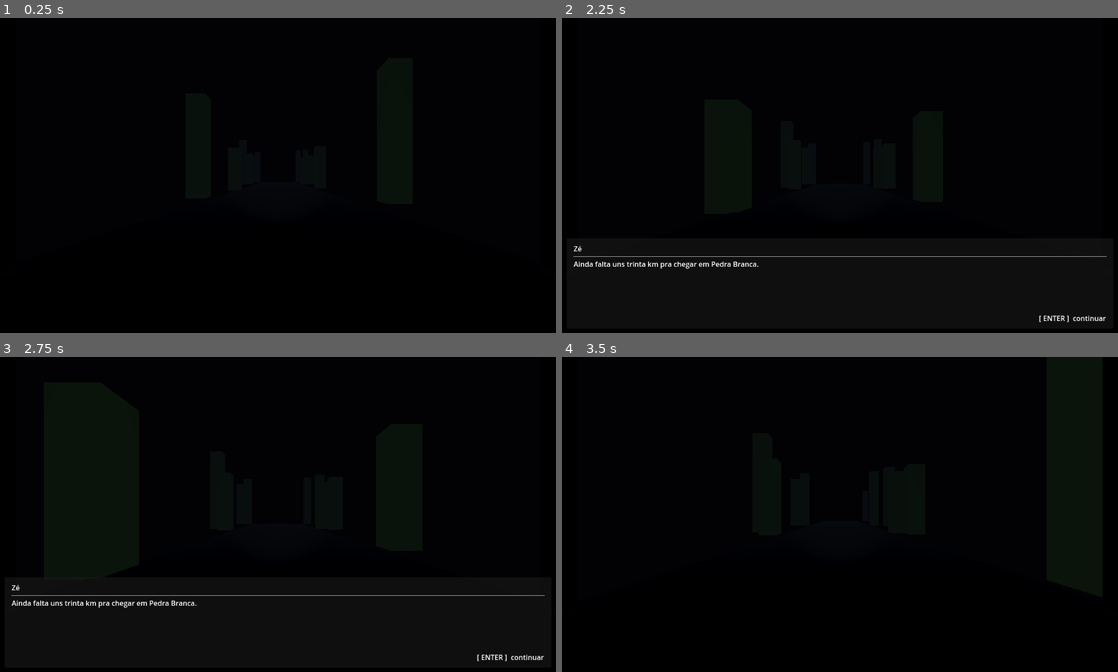
Above: before the commit, frames 1-4 (two rows, left to right).
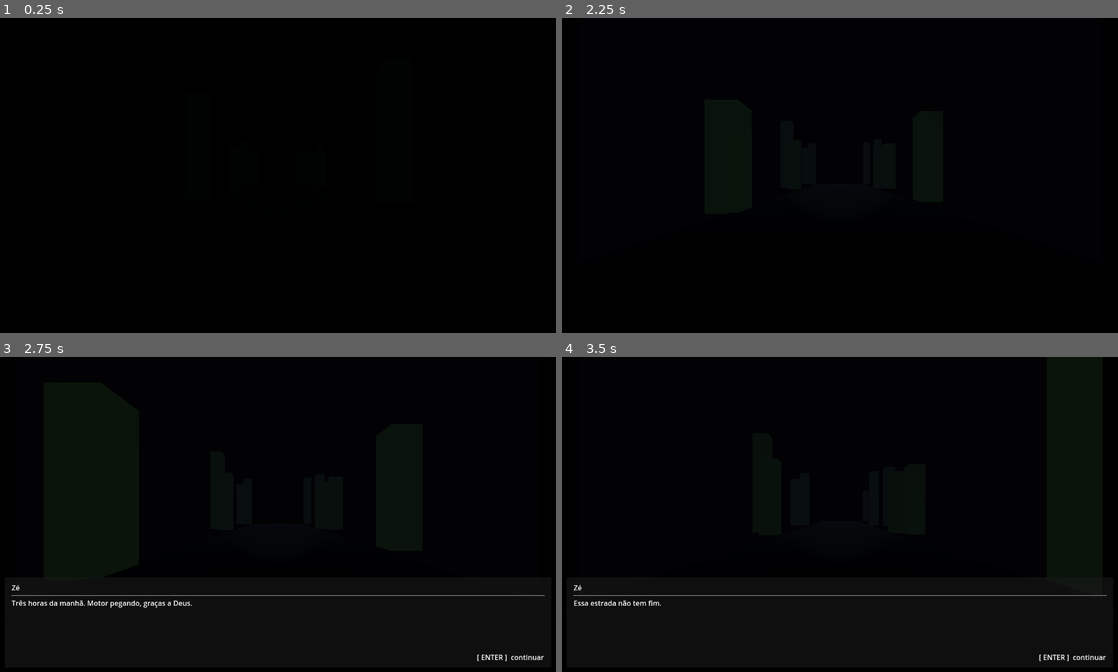
Above: after the commit, the same moments.

Repository: r4ndom13/MEV-UniswapBot
Game: Godot game, scene res://scenes/levels/CabineCaminhao.tscn
Two runs of this game, one before a commit and one after it. Both use one fixed random seed, a clock stepped at 60 frames per second and the inputs below.
Inputs (mouse positions are in pixels of both pictures, inside the frame that each line leads up to):
- Up to frame 1 (0.25 s): no input
- Up to frame 2 (2.25 s): tap Enter (ui_accept) at 0.5, 0.77, 1.52 s; move the mouse to (962, 159) at 0.52 s; hold D (move_right) 0.53-1.28 s; hold E (interact) 0.53-1.28 s; move the mouse to (728, 191) at 1.27 s; hold S (move_back) 1.28-2.03 s; tap E (interact) at 1.35 s; move the mouse to (895, 106) at 2.02 s; hold D (move_right) from 2.03 s (still down); hold E (interact) from 2.03 s (still down)
- Up to frame 3 (2.75 s): keep holding D (move_right); keep holding E (interact)
- Up to frame 4 (3.5 s): move the mouse to (812, 577) at 2.77 s; release D (move_right) at 2.78 s; release E (interact) at 2.78 s; hold W (move_forward) from 2.78 s (still down); tap E (interact) at 2.85 s; tap Enter (ui_accept) at 3.02 s

The runs differ from the first frame. In frame 2, 0.7% of the frame differs, in the area x 2-98%, y 72-97%; in frame 3, 0.4%; in frame 4, 0.5%.

Commit message:
Etapa 7: vertical slice completo — transições, timing, polimento
- TransicaoManager.gd (novo autoload layer 5): fade preto ↔ transparente entre cenas;
  aparecer() é fire-and-forget, sumir() é awaitable (tween.finished)
- CabineCaminhao.gd: corrige _physics_process → _process para scroll visual;
  DURACAO 90s → 60s; eventos redistribuídos (~8/18/30/42/52s); adiciona fade in/out
- Level01_Ponte.gd: fade in ao iniciar, fade out lento (1.8s) antes da transição
- GameManager._fim_mvp(): texto final aparece sobre tela preta (layer 10 > layer 5)
- project.godot: TransicaoManager registrado como primeiro autoload

https://claude.ai/code/session_01KKdYb9FWtBR4ZdrvRtYAuh

Diff:
--- a/game/project.godot
+++ b/game/project.godot
@@ -49,6 +49,7 @@
 
 [autoload]
 
+TransicaoManager="*res://scripts/systems/TransicaoManager.gd"
 DialogSystem="*res://scripts/systems/DialogSystem.gd"
 TensaoManager="*res://scripts/systems/TensaoManager.gd"
 AudioManager="*res://scripts/systems/AudioManager.gd"
--- a/game/scripts/levels/CabineCaminhao.gd
+++ b/game/scripts/levels/CabineCaminhao.gd
@@ -1,14 +1,14 @@
 extends Node3D
 
 const VELOCIDADE_ESTRADA := 8.0
-const DURACAO            := 90.0
+const DURACAO            := 60.0   # duração da viagem em segundos
 const COMPRIMENTO_BLOCO  := 25.0
 const N_BLOCOS           := 3
 const TOTAL_LOOP         := COMPRIMENTO_BLOCO * N_BLOCOS   # 75 m
 
-@onready var horror:    HorrorEventos     = $HorrorEventos
-@onready var farol:     SpotLight3D       = $Luzes/Farol
-@onready var audio_base: AudioStreamPlayer = $AudioBase
+@onready var horror:       HorrorEventos     = $HorrorEventos
+@onready var farol:        SpotLight3D       = $Luzes/Farol
+@onready var audio_base:   AudioStreamPlayer = $AudioBase
 @onready var audio_tensao: AudioStreamPlayer = $AudioTensao
 
 var _segmentos: Array[MeshInstance3D] = []
@@ -18,7 +18,6 @@
 var _progresso := 0.0
 var _rng       := RandomNumberGenerator.new()
 
-# Material reutilizável para asfalto e acostamento
 var _mat_asfalto: StandardMaterial3D
 var _mat_terra:   StandardMaterial3D
 var _mat_arvore:  StandardMaterial3D
@@ -35,7 +34,9 @@
 	_criar_estrada()
 	_criar_arvores()
 
-	await get_tree().create_timer(2.0).timeout
+	TransicaoManager.aparecer(1.5)
+
+	await get_tree().create_timer(2.5).timeout
 	DialogSystem.iniciar([
 		{"falante": "Zé", "fala": "Três horas da manhã. Motor pegando, graças a Deus."},
 		{"falante": "Zé", "fala": "Ainda falta uns trinta km pra chegar em Pedra Branca."},
@@ -45,7 +46,7 @@
 	_agendar_eventos()
 
 
-func _physics_process(delta: float) -> void:
+func _process(delta: float) -> void:
 	if not _viajando:
 		return
 
@@ -66,7 +67,6 @@
 		if not is_instance_valid(seg):
 			continue
 		seg.position.z += deslocamento
-		# Quando o segmento passou do jogador, recicla no final da fila
 		if seg.position.z > COMPRIMENTO_BLOCO:
 			seg.position.z -= TOTAL_LOOP
 
@@ -103,7 +103,6 @@
 		add_child(seg)
 		_segmentos.append(seg)
 
-		# Acostamento esquerdo
 		var esq := MeshInstance3D.new()
 		var mesh_esq := BoxMesh.new()
 		mesh_esq.size = Vector3(3.0, 0.15, COMPRIMENTO_BLOCO)
@@ -113,7 +112,6 @@
 		add_child(esq)
 		_segmentos.append(esq)
 
-		# Acostamento direito
 		var dir := MeshInstance3D.new()
 		var mesh_dir := BoxMesh.new()
 		mesh_dir.size = Vector3(3.0, 0.15, COMPRIMENTO_BLOCO)
@@ -152,11 +150,12 @@
 # ── Eventos narrativos ───────────────────────────────────────────────────────
 
 func _agendar_eventos() -> void:
-	_timer(_rng.randf_range(10.0, 18.0), _evt_radio)
-	_timer(_rng.randf_range(25.0, 35.0), _evt_luz_distante)
-	_timer(_rng.randf_range(45.0, 55.0), _evt_batida)
-	_timer(_rng.randf_range(62.0, 72.0), _evt_vulto_estrada)
-	_timer(_rng.randf_range(78.0, 85.0), _evt_figura_acostamento)
+	# Cinco eventos distribuídos em 60s, com variação aleatória de ~6s cada
+	_timer(_rng.randf_range(8.0,  13.0), _evt_radio)
+	_timer(_rng.randf_range(18.0, 24.0), _evt_luz_distante)
+	_timer(_rng.randf_range(30.0, 36.0), _evt_batida)
+	_timer(_rng.randf_range(42.0, 48.0), _evt_vulto_estrada)
+	_timer(_rng.randf_range(52.0, 57.0), _evt_figura_acostamento)
 
 
 func _timer(segundos: float, callback: Callable) -> void:
@@ -188,7 +187,7 @@
 func _evt_batida() -> void:
 	_viajando = false
 	horror.piscar_luz(2)
-	await get_tree().create_timer(1.0).timeout
+	await get_tree().create_timer(1.2).timeout
 
 	if DialogSystem.esta_em_dialogo():
 		await DialogSystem.dialogo_encerrado
@@ -232,7 +231,7 @@
 					"proximo": [
 						{"falante": "Zé", "fala": "Desacelerou. Olhou pelo espelho."},
 						{"falante": "Zé", "fala": "Não tinha mais ninguém lá."},
-						{"falante": "Zé", "fala": "Acelerou de novo. O coração ainda tá na garganta."},
+						{"falante": "Zé", "fala": "Acelerou de novo. O coração tá na garganta."},
 					]
 				},
 				{
@@ -250,7 +249,7 @@
 	_viajando = true
 
 
-# ── Chegada ──────────────────────────────────────────────────────────────────
+# ── Chegada na ponte ─────────────────────────────────────────────────────────
 
 func _chegar() -> void:
 	if DialogSystem.esta_em_dialogo():
@@ -261,5 +260,6 @@
 		{"falante": "Zé", "fala": "Motor falhou de novo. Vai a pé daqui."},
 	])
 	await DialogSystem.dialogo_encerrado
-	await get_tree().create_timer(1.5).timeout
+	await get_tree().create_timer(0.8).timeout
+	await TransicaoManager.sumir(1.5)
 	GameManager.proximo_nivel()
--- a/game/scripts/levels/Level01_Ponte.gd
+++ b/game/scripts/levels/Level01_Ponte.gd
@@ -24,6 +24,8 @@
 	trig_entrada.body_entered.connect(_on_entrada)
 	trig_meio.body_entered.connect(_on_meio)
 	trig_fim.body_entered.connect(_on_fim)
+
+	TransicaoManager.aparecer(1.5)
 
 	# Introdução: orienta o jogador sobre situação e personagem
 	await get_tree().create_timer(2.0).timeout
@@ -124,5 +126,6 @@
 		}
 	])
 	await DialogSystem.dialogo_encerrado
-	await get_tree().create_timer(2.5).timeout
+	await get_tree().create_timer(1.0).timeout
+	await TransicaoManager.sumir(1.8)
 	GameManager.proximo_nivel()
--- a/game/scripts/systems/GameManager.gd
+++ b/game/scripts/systems/GameManager.gd
@@ -22,9 +22,12 @@
 
 
 func _fim_mvp() -> void:
-	await get_tree().create_timer(1.5).timeout
+	# Tela preta (TransicaoManager layer 5) fica visível.
+	# O diálogo (DialogSystem layer 10) aparece por cima dela.
+	await get_tree().create_timer(1.2).timeout
 	DialogSystem.iniciar([
 		{"falante": "", "fala": "A estrada some na escuridão."},
-		{"falante": "", "fala": "Zé chegou."},
-		{"falante": "", "fala": "— Fim do MVP —"},
+		{"falante": "", "fala": "Zé chegou em Pedra Branca. Antes do amanhecer."},
+		{"falante": "", "fala": "Mas a ponte ficou com ele. Ficou com a memória do rio."},
+		{"falante": "", "fala": "— Fim do Vertical Slice —"},
 	])
--- /dev/null
+++ b/game/scripts/systems/TransicaoManager.gd
@@ -0,0 +1,30 @@
+extends CanvasLayer
+
+var _overlay: ColorRect
+
+
+func _ready() -> void:
+	layer = 5   # acima do 3D, abaixo do DialogSystem (layer 10)
+
+	_overlay = ColorRect.new()
+	_overlay.color = Color.BLACK
+	_overlay.set_anchors_preset(Control.PRESET_FULL_RECT)
+	_overlay.mouse_filter = Control.MOUSE_FILTER_IGNORE
+	add_child(_overlay)
+
+	# Começa opaco — cada cena faz seu próprio aparecer()
+	_overlay.modulate.a = 1.0
+
+
+# Fade de preto → transparente (chame no _ready() de cada cena)
+func aparecer(duracao: float = 1.2) -> void:
+	_overlay.modulate.a = 1.0
+	var tween := create_tween()
+	tween.tween_property(_overlay, "modulate:a", 0.0, duracao)
+
+
+# Fade de transparente → preto (aguarda o fade completar antes de retornar)
+func sumir(duracao: float = 1.2) -> void:
+	var tween := create_tween()
+	tween.tween_property(_overlay, "modulate:a", 1.0, duracao)
+	await tween.finished
